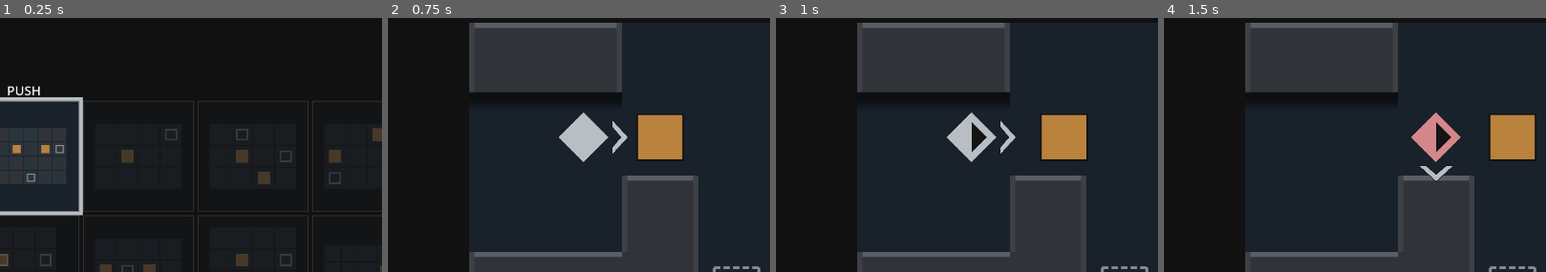
Above: before the commit, frames 1-4 (left to right).
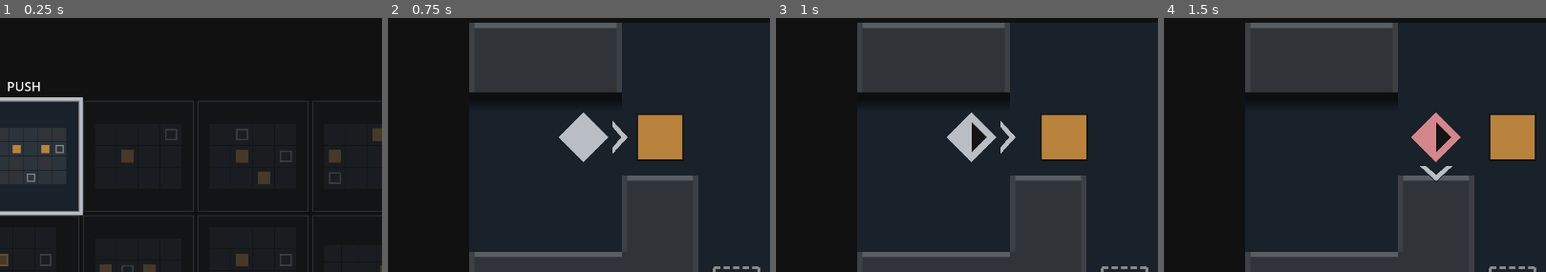
Above: after the commit, the same moments.

Repository: Periodev/DIR_03
Game: Godot game, scene res://scenes/classic_level_select.tscn
Two runs of this game, one before a commit and one after it. Both use one fixed random seed, a clock stepped at 60 frames per second and the inputs below.
Inputs:
- Up to frame 1 (0.25 s): no input
- Up to frame 2 (0.75 s): tap Enter at 0.5 s; hold Right (move_right) from 0.53 s (still down); hold X (install_vector) from 0.53 s (still down)
- Up to frame 3 (1 s): keep holding Right (move_right); keep holding X (install_vector)
- Up to frame 4 (1.5 s): release Right (move_right) at 1.28 s; release X (install_vector) at 1.28 s; hold Down (move_down) from 1.28 s (still down); tap Space (trigger_vector) at 1.35 s
The pictures show only the part of the screen within x 9-59%, y 14-64%; the shares and areas given below are measured in that part.

The runs differ from the first frame. In frame 1, 0.2% of the frame differs, in the area x 2-11%, y 25-31%; in frame 2, nothing differs; in frame 3, nothing differs; in frame 4, nothing differs.

Commit message:
Use a static level selection frame

Diff:
--- a/scripts/classic_level_select.gd
+++ b/scripts/classic_level_select.gd
@@ -12,15 +12,16 @@
 const HEADER_BOTTOM := 96.0
 const BOTTOM_MARGIN := 48.0
 const TILE_GAP := 8.0
-const LEVEL_NAME_GAP := 12.0
+const LEVEL_NAME_GAP := 20.0
 const LEVEL_NAME_HEIGHT := 24.0
 const LEVEL_NAME_FONT_SIZE := 24
 const LEVEL_NAME_MIN_WIDTH := 208.0
 const LEVEL_NAME_MAX_WIDTH := 320.0
 const COMPLETED_COLOR := Color("#49c9a5")
 const LOCKED_ALPHA := 0.28
-const SELECTED_GLOW_ALPHA := 0.11
 const COMPLETED_GLOW_ALPHA := 0.07
+const SELECT_FRAME_GROW := 4.0
+const SELECT_FRAME_WIDTH := 6.0
 
 var palette: Dictionary = VisualStyle.theme(false)
 var entries: Array[Dictionary] = []
@@ -399,9 +400,7 @@
 	else:
 		border_color = palette["label"]
 
-	if selected:
-		draw_soft_outline_glow(rect, palette["player"], SELECTED_GLOW_ALPHA)
-	elif completed:
+	if completed and not selected:
 		draw_soft_outline_glow(rect, COMPLETED_COLOR, COMPLETED_GLOW_ALPHA)
 	draw_rect(rect, floor_color)
 	ThumbnailRenderer.draw(
@@ -414,7 +413,12 @@
 	)
 	draw_rect(rect, border_color, false, border_width)
 	if selected:
-		draw_rect(rect.grow(4.0), palette["player"], false, 6.0)
+		draw_rect(
+			rect.grow(SELECT_FRAME_GROW),
+			palette["player"],
+			false,
+			SELECT_FRAME_WIDTH
+		)
 
 
 func draw_soft_outline_glow(rect: Rect2, color: Color, alpha: float) -> void:
Not shown, changed: tools/verify_v11_static.ps1
